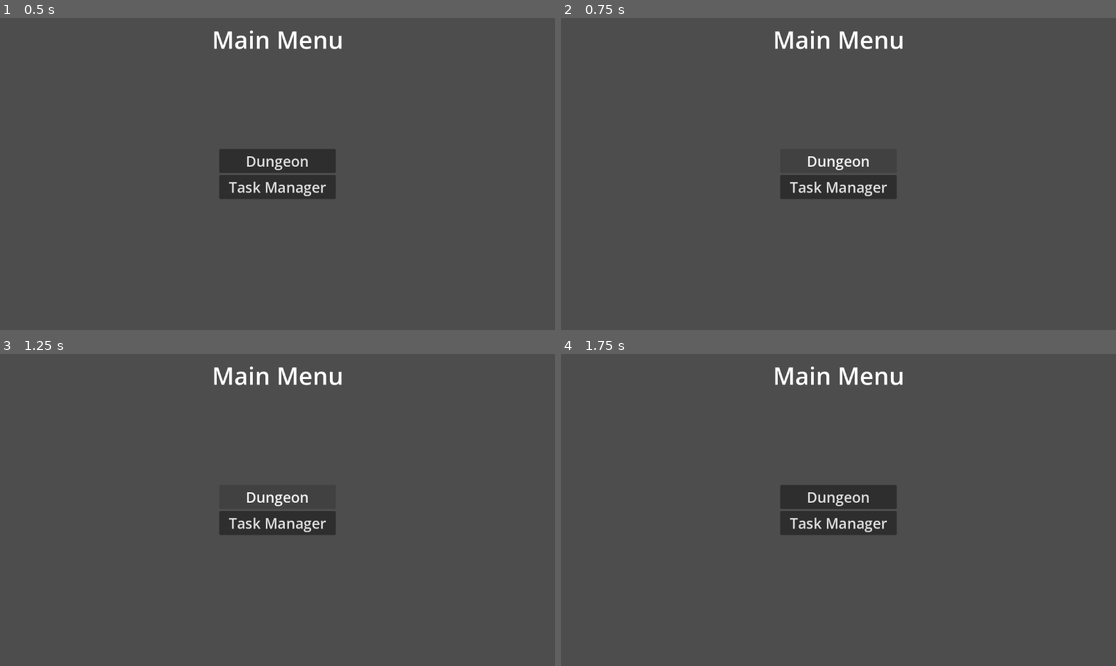
Above: before the commit, frames 1-4 (two rows, left to right).
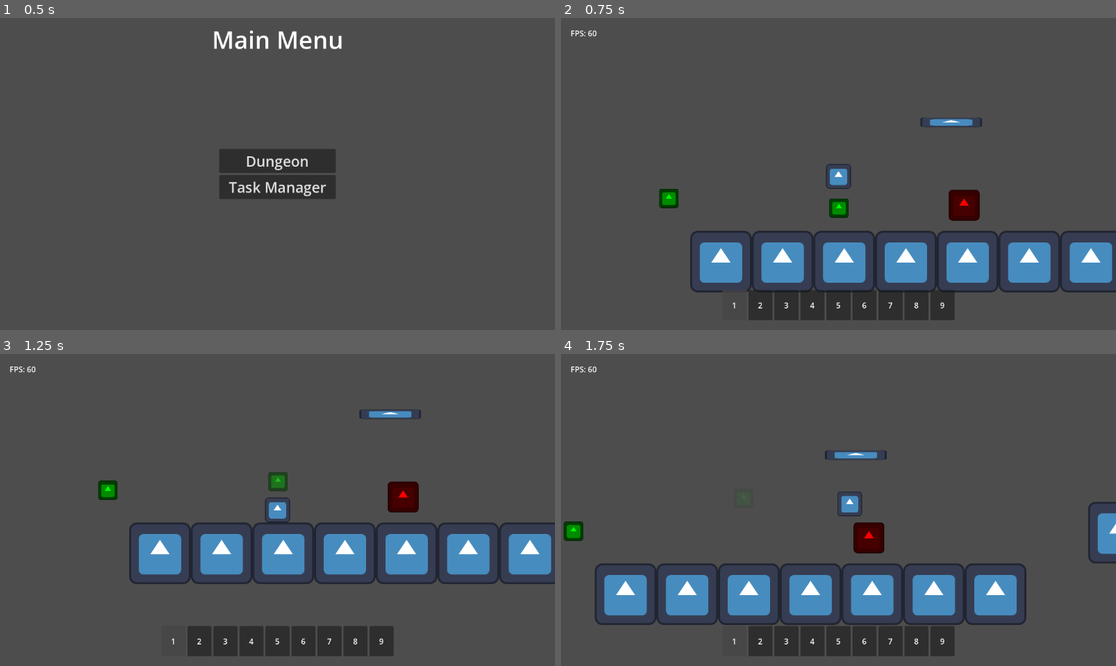
Above: after the commit, the same moments.

Repository: TheHumanMRP/RPG-Life-Tracker
Game: Godot game, scene res://Folders/Systems/Main/Scenes/main_scene.tscn
Same seed, same stepped clock (60 frames per second), same inputs: the game is played once before the commit and once after it. The engine's default icon, where the game draws it, is replaced by a stand-in: a white triangle on a blue panel in a dark square.
Inputs (mouse positions are in pixels of both pictures, inside the frame that each line leads up to):
- Up to frame 1 (0.5 s): no input
- Up to frame 2 (0.75 s): click "Dungeon" at 0.5 s
- Up to frame 3 (1.25 s): no input
- Up to frame 4 (1.75 s): move the mouse to (960, 494) at 1.27 s; hold D (move_right) from 1.28 s (still down); tap T (add_test_sword) at 1.35 s; click (960, 494) at 1.42 s; tap Space (jump) at 1.52 s

Frame 1 is identical in both runs. In frame 2, 15% of the frame differs, in the area x 1-100%, y 4-97%; in frame 3, 15%; in frame 4, 17%, in the area x 0-100%, y 4-97%.
Error before the commit: Parse Error: Could not parse global class "MainNode" from "res://Folders/Systems/Main/Scripts/main_node.gd". (res://Folders/Systems/Globals/info_getter.gd:7)
Error after the commit: Invalid access to property or key 'inventory_component' on a base object of type 'Resource (SaveData)'. (res://Folders/Systems/Globals/global.gd:46)

Commit message:
Auto commit at 2026-08-23 03:59:44

Diff:
--- a/Folders/Systems/Main/Scripts/main_node.gd
+++ b/Folders/Systems/Main/Scripts/main_node.gd
@@ -2,21 +2,23 @@
 extends Node2D
 
 func _ready() -> void:
-    self.add_to_group("main_node")
+	self.add_to_group("main_node")
 
 func switch_to_scene(myself: Node, new_scene_path: String, clear_all_children: bool = false) -> void:
-	if
+	if clear_all_children:
+		for child in self.get_children():
+			child.queue_free()
 
 	if self.get_children().has(myself):
-	self.remove_child(myself)
+		self.remove_child(myself)
 
-    var new_scene: Node = get_new_scene(new_scene_path)
+	var new_scene: Node = get_new_scene(new_scene_path)
 
-    add_child(new_scene)
+	add_child(new_scene)
 
 func get_new_scene(new_scene_path: String) -> Node:
-    var packed_new_scene: PackedScene = load(new_scene_path)
+	var packed_new_scene: PackedScene = load(new_scene_path)
 
-    var new_scene: Node = packed_new_scene.instantiate()
+	var new_scene: Node = packed_new_scene.instantiate()
 
-    return new_scene
+	return new_scene
